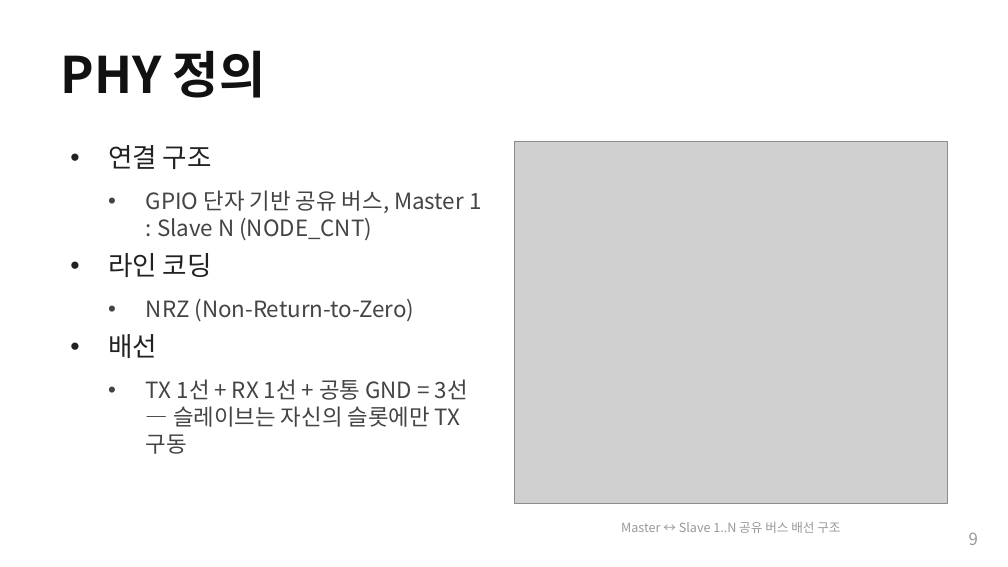
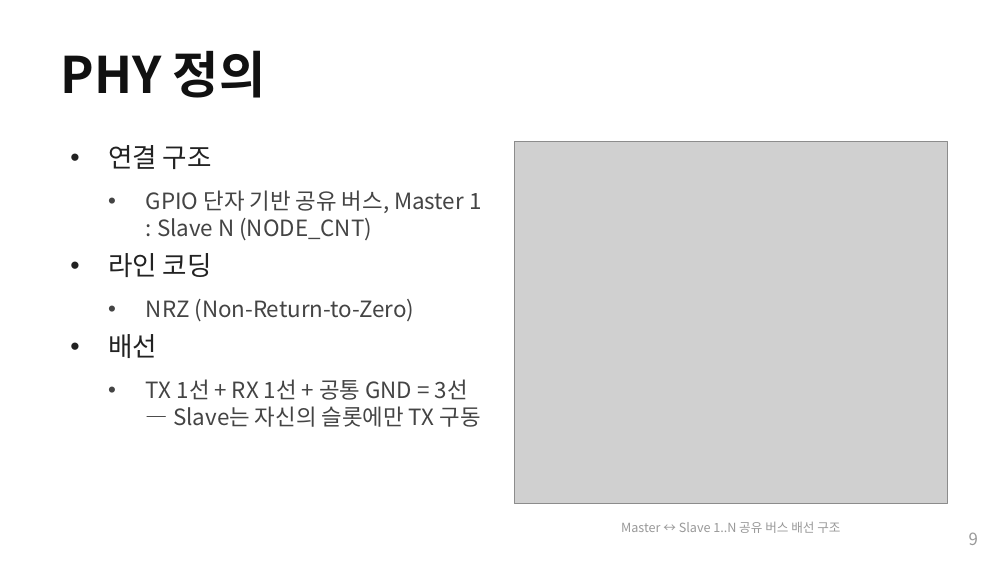
Before and after one commit to Woodong02/SoC_Design_and_Programming, a slide deck: slide 9 of presentation_full.pptx. Drawn at 1008x567 pixels with LibreOffice and Linux fonts; fonts in the diff are those of the drawing; grey boxes stand for pictures. Boxes give left, top, right and bottom in pixels: in the first picture for what was removed or moved away, otherwise in the second. Text is boxed around its words. In the diff, an @@ line names an element or a change of style, - is before the commit and + after.

```diff
--- a/presentation_full.pptx
+++ b/presentation_full.pptx
@@ text at box(146, 379, 481, 427): text changed @@
-  • TX 1선 + RX 1선 + 공통 GND = 3선 — 슬레이브는 자신의 슬롯에만 TX 구동
+  • TX 1선 + RX 1선 + 공통 GND = 3선 — Slave는 자신의 슬롯에만 TX 구동
```
Also in this commit, not shown: 4 other slides changed, 4 other files.
